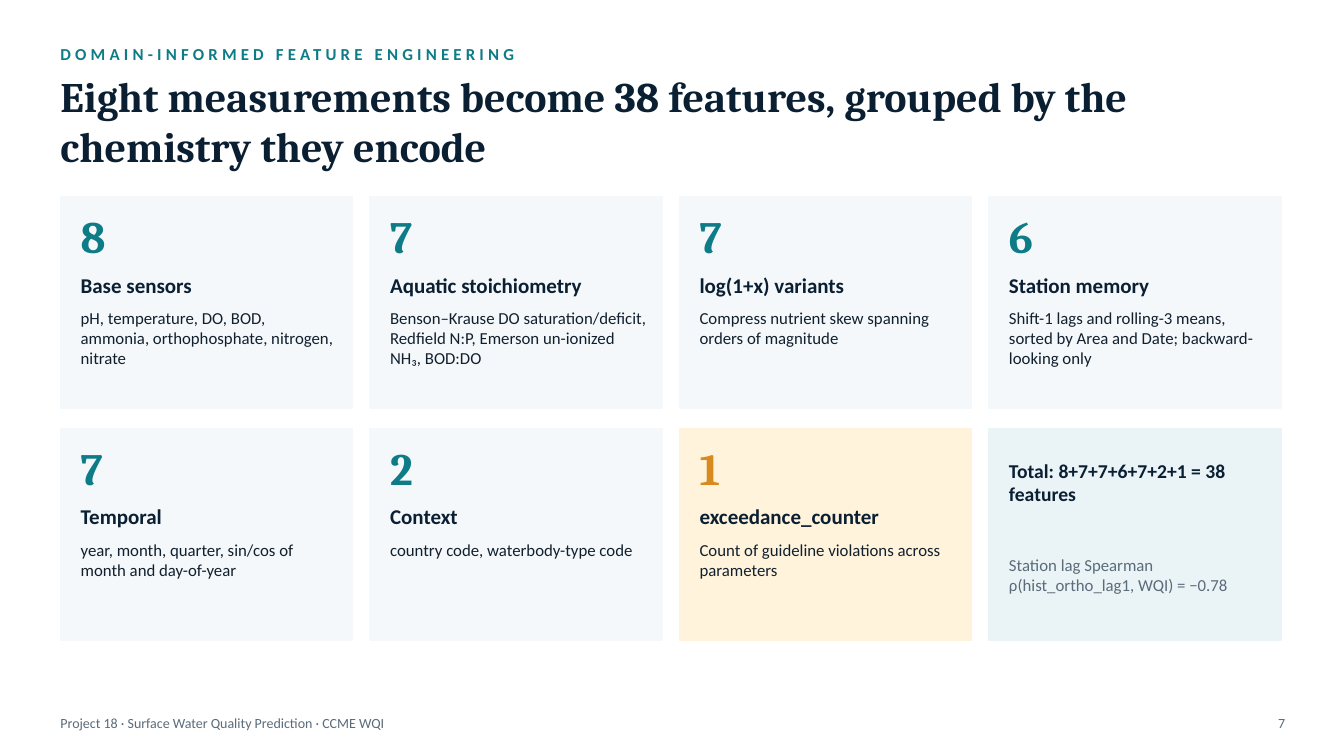
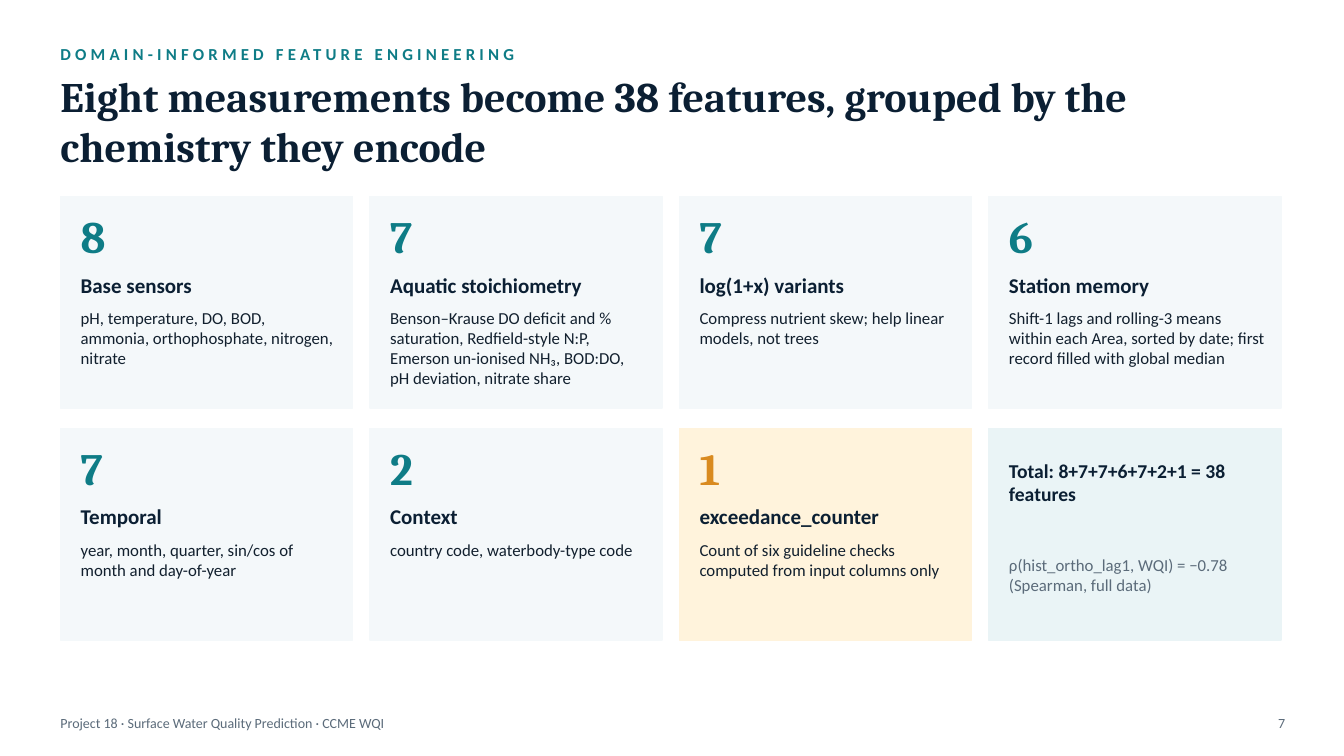
Before and after one commit to Amansoni045/Semester_5_AML_DL, a slide deck: slide 7 of final/Project_Presentation_Final.pptx. Drawn at 1344x756 pixels with LibreOffice and Linux fonts; fonts in the diff are those of the drawing. Boxes give left, top, right and bottom in pixels: in the first picture for what was removed or moved away, otherwise in the second. Text is boxed around its words. In the diff, an @@ line names an element or a change of style, - is before the commit and + after.

```diff
--- a/final/Project_Presentation_Final.pptx
+++ b/final/Project_Presentation_Final.pptx
@@ text at <box>390,312,624,387</box>: text changed @@
-Benson–Krause DO saturation/deficit, Redfield N:P, Emerson un-ionized NH₃, BOD:DO
+Benson–Krause DO deficit and % saturation, Redfield-style N:P, Emerson un-ionised NH₃, BOD:DO, pH deviation, nitrate share
@@ text at <box>700,312,944,346</box>: text changed @@
-Compress nutrient skew spanning orders of magnitude
+Compress nutrient skew; help linear models, not trees
@@ text at <box>1009,312,1264,367</box>: text changed @@
-Shift-1 lags and rolling-3 means, sorted by Area and Date; backward-looking only
+Shift-1 lags and rolling-3 means within each Area, sorted by date; first record filled with global median
@@ text at <box>700,544,939,579</box>: text changed @@
-Count of guideline violations across parameters
+Count of six guideline checks computed from input columns only
@@ text at <box>1009,559,1227,594</box>: text changed @@
-Station lag Spearman ρ(hist_ortho_lag1, WQI) = −0.78
+ρ(hist_ortho_lag1, WQI) = −0.78 (Spearman, full data)
```
Also in this commit, not shown: 13 other slides changed, 7 other files.
